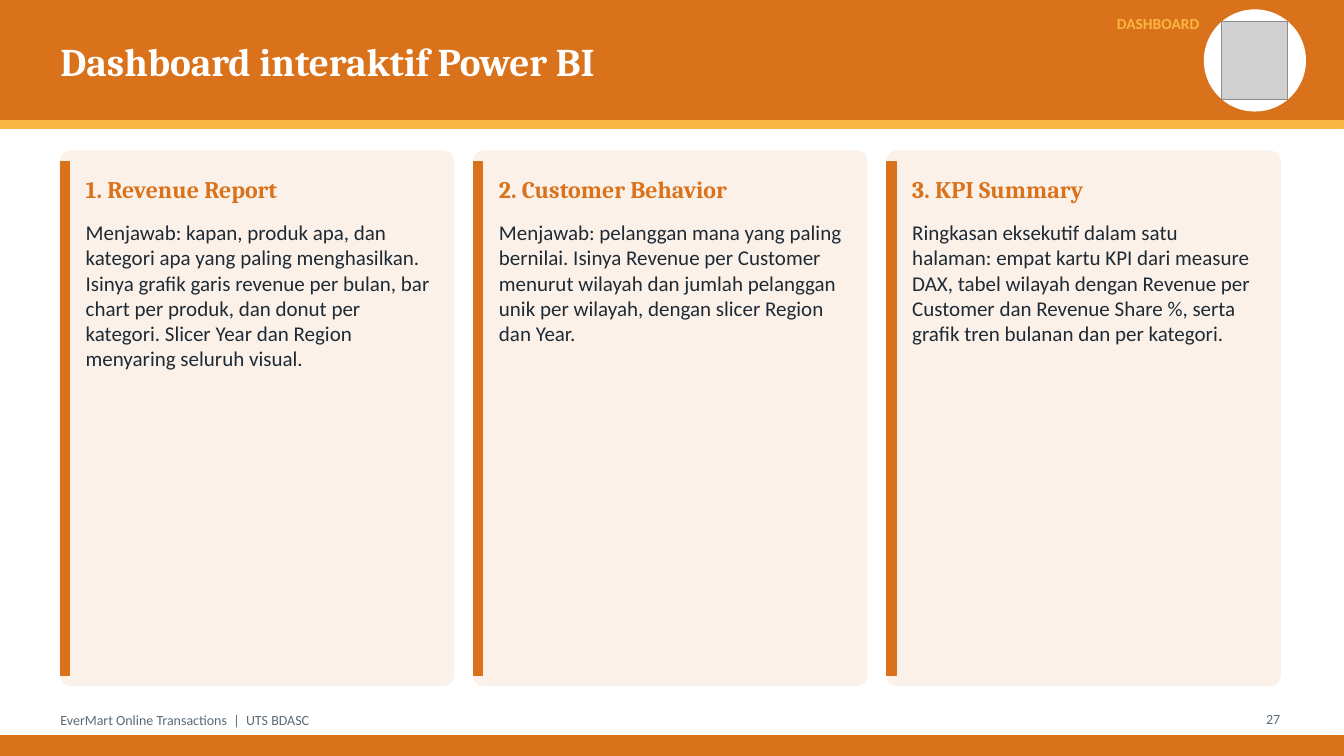
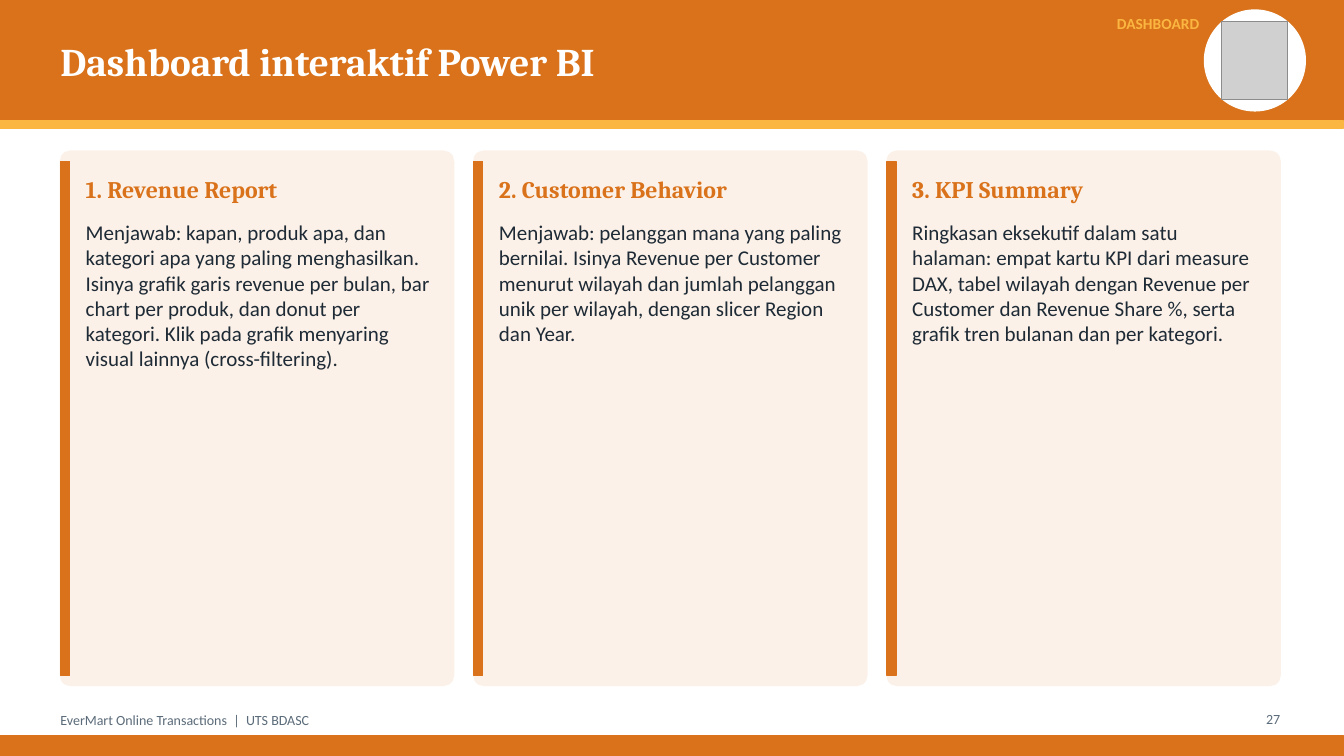
Before and after one commit to farhansech/EXACOUNT, a slide deck: slide 27 of output/EverMart_UTS_BDASC.pptx. Drawn at 1344x756 pixels with LibreOffice and Linux fonts; fonts in the diff are those of the drawing; grey boxes stand for pictures. Boxes give left, top, right and bottom in pixels: in the first picture for what was removed or moved away, otherwise in the second. Text is boxed around its words. In the diff, an @@ line names an element or a change of style, - is before the commit and + after.

```diff
--- a/output/EverMart_UTS_BDASC.pptx
+++ b/output/EverMart_UTS_BDASC.pptx
@@ text at [86,225,429,370]: text changed @@
-Menjawab: kapan, produk apa, dan kategori apa yang paling menghasilkan. Isinya grafik garis revenue per bulan, bar chart per produk, dan donut per kategori. Slicer Year dan Region menyaring seluruh visual.
+Menjawab: kapan, produk apa, dan kategori apa yang paling menghasilkan. Isinya grafik garis revenue per bulan, bar chart per produk, dan donut per kategori. Klik pada grafik menyaring visual lainnya (cross-filtering).
```
Also in this commit, not shown: 1 other slide changed, 1 other file.
